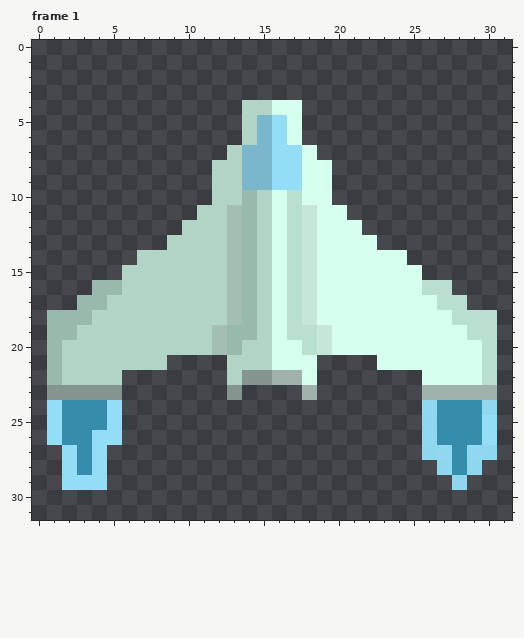
Pixel-art file: Assets/GFX/Originals/maincraft.aseprite. Above, as it was before the edit.
32x32 pixels, 3 frames. Shown: frame 1. The commit also changed other frames, which this record leaves out.
New version:
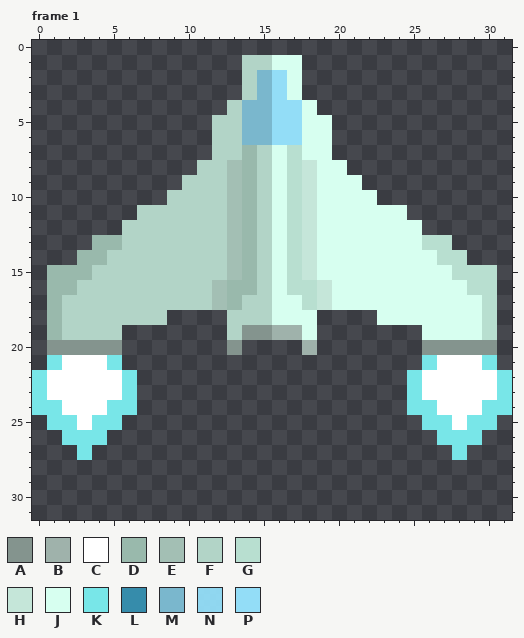
Palette (. is transparent): A #84948e  B #9fb2ab  C #ffffff  D #99b9ac  E #a3bfb4  F #b2d4c7  G #b8dfd0  H #c5e6d9  J #d7fff0  K #78e6e8  L #368cab  M #7ab7cd  N #93ddf7f4  P #93ddf7
Author's note on the commit: Uptaded maincraft animations and sprites
Changes in this commit:
Changed rows in their new state; - is an unchanged pixel.
Frame 1:
first column x 0:
 1 --------------FFJJ--------------
 2 --------------FMPJ--------------
 3 --------------FMPJ--------------
 4 -------------FMMPPJ-------------
 5 ------------FFM--PJJ------------
 6 ------------FFM--PJJ------------
 7 ------------F-DFJG-J------------
 8 -----------F-EDFJGH-J-----------
 9 ----------FF-EDFJGH-JJ----------
10 ---------FFF-E----H-JJJ---------
11 -------FFFF----------JJJJ-------
12 ------FFFF------------JJJJ------
13 ----DDFFF--------------JJJGG----
14 ---DDFF------------------JJGG---
15 -DDDFF--------------------JJGGG-
16 -DDFFF------ED----GH------JJJGG-
17 -DFFF-------EDF--JGH-------JJJG-
18 --FF-----....FF--JJ....-----JJ--
19 --F---.......FAABBJ.......---J--
20 -AAAAA.......A....B.......AAAAA-
21 -KCCCK...----......----...KCCCK-
22 KCCCCCK------......------KCCCCCK
23 KCCCCCK------.----.------KCCCCCK
24 KKCCCKK------------------KKCCCKK
25 -KKCKK--------------------KKCKK-
26 -.KKK.--------------------.KKK.-
27 --.K.---------------------..K..-
28 --...----------------------...--
29 --...-----------------------.---
